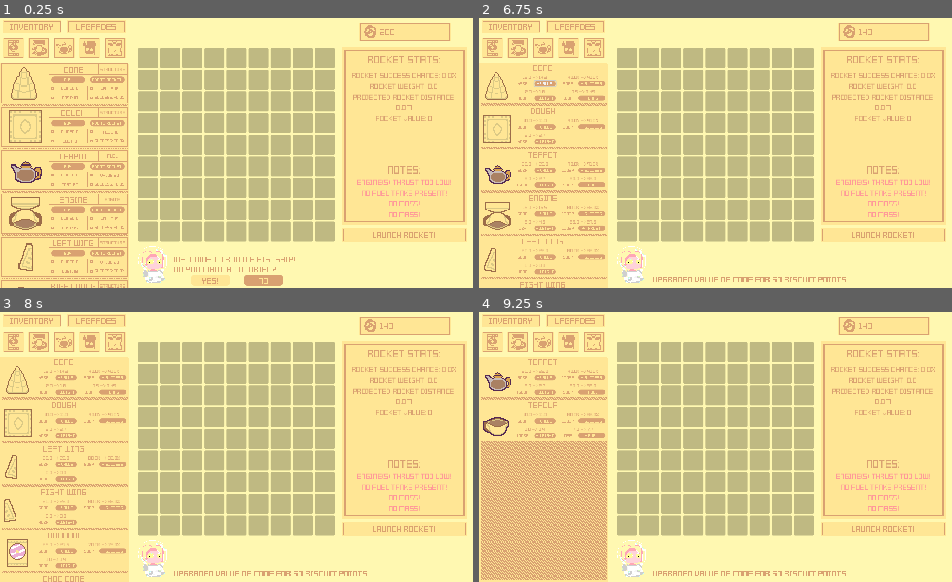
Above: before the commit, frames 1-4 (two rows, left to right).
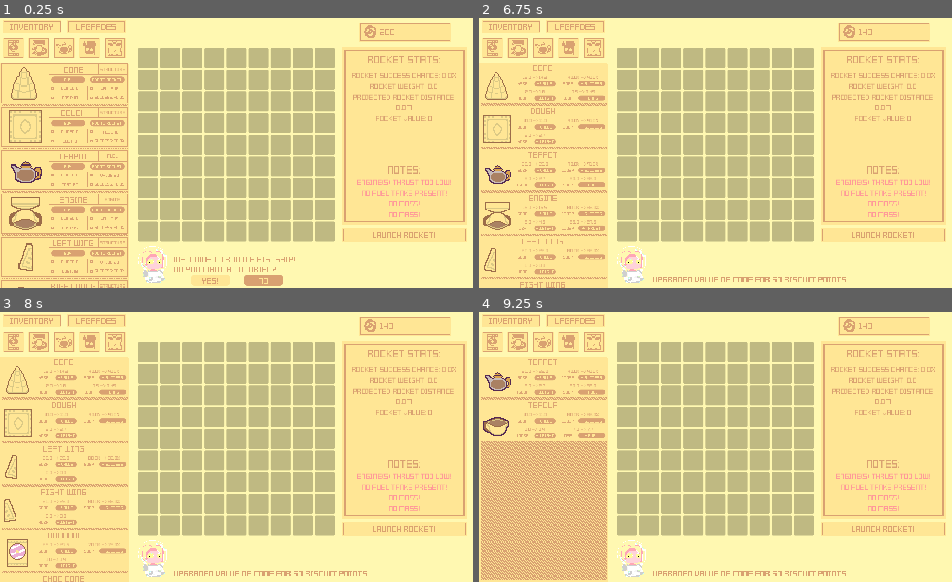
Above: after the commit, the same moments.

Repository: A-coder152/Build-a-Biscship-public
Game: Godot game, scene res://Scene/ui_rework.tscn
Two runs of this game, one before a commit and one after it. Both use one fixed random seed, a clock stepped at 60 frames per second and the inputs below. The engine's default icon, where the game draws it, is replaced by a stand-in: a white triangle on a blue panel in a dark square. Sound files missing from this copy of the repository are replaced by a short silence.
Inputs (mouse positions are in pixels of both pictures, inside the frame that each line leads up to):
- Up to frame 1 (0.25 s): no input
- Up to frame 2 (6.75 s): click (545, 82) at 0.52 s; click "Buy" at 1.25 s; click (885, 31) at 2 s, where only the run after the commit has a clickable "190"; click "Launch Rocket!" at 2.75 s; click "Launch Rocket!" at 3.5 s; click "Inventory" at 4.25 s; click "Upgrades" at 5 s; click "+ Value" at 5.75 s; click (885, 31) at 6.5 s, where only the run after the commit has a clickable "140"
- Up to frame 3 (8 s): click (14, 341) at 7.25 s
- Up to frame 4 (9.25 s): click (516, 341) at 8 s; click (545, 341) at 8.75 s

The runs differ from the first frame. In frame 1, less than 0.1% of the frame differs, in the area x 75-96%, y 2-9%; in frame 2, 0.1%, in the area x 11-96%, y 2-26%; in frame 3, less than 0.1%; in frame 4, less than 0.1%.

Commit message:
biscuit brokie bailout (click top right if you run outta biscuits)

Diff:
--- a/Scene/ui_rework.tscn
+++ b/Scene/ui_rework.tscn
@@ -96,6 +96,14 @@
 corner_radius_bottom_right = 24
 corner_radius_bottom_left = 24
 
+[sub_resource type="StyleBoxFlat" id="StyleBoxFlat_tudev"]
+bg_color = Color(0.85098, 0.631373, 0.443137, 1)
+corner_radius_top_left = 8
+corner_radius_top_right = 8
+corner_radius_bottom_right = 8
+corner_radius_bottom_left = 8
+corner_detail = 6
+
 [node name="Main" type="Node2D"]
 scale = Vector2(0.417, 0.417)
 script = ExtResource("1_gxbyj")
@@ -305,15 +313,15 @@
 horizontal_alignment = 1
 vertical_alignment = 1
 
-[node name="TextureRect4" type="TextureRect" parent="."]
+[node name="biscuitos" type="TextureButton" parent="."]
 offset_left = 861.573
 offset_top = 11.1942
 offset_right = 1081.57
 offset_bottom = 57.1942
-texture = ExtResource("34_xcxrc")
+texture_normal = ExtResource("34_xcxrc")
 stretch_mode = 4
 
-[node name="PointsLabel" type="Label" parent="TextureRect4"]
+[node name="PointsLabel" type="Label" parent="biscuitos"]
 layout_mode = 2
 offset_left = 50.0
 offset_top = 3.0
@@ -380,6 +388,101 @@
 theme_override_styles/pressed = SubResource("StyleBoxFlat_q0wjc")
 theme_override_styles/normal = SubResource("StyleBoxFlat_ql8yx")
 text = "yes!"
+
+[node name="brokeboi" type="Control" parent="."]
+visible = false
+z_index = 4
+layout_mode = 3
+anchors_preset = 15
+anchor_right = 1.0
+anchor_bottom = 1.0
+offset_right = 1152.0
+offset_bottom = 648.0
+grow_horizontal = 2
+grow_vertical = 2
+
+[node name="darkbg" type="ColorRect" parent="brokeboi"]
+layout_mode = 1
+anchors_preset = 15
+anchor_right = 1.0
+anchor_bottom = 1.0
+grow_horizontal = 2
+grow_vertical = 2
+color = Color(0, 0, 0, 0.513726)
+
+[node name="Panel" type="Panel" parent="brokeboi"]
+layout_mode = 1
+anchors_preset = 8
+anchor_left = 0.5
+anchor_top = 0.5
+anchor_right = 0.5
+anchor_bottom = 0.5
+offset_left = -350.0
+offset_top = -173.5
+offset_right = 350.0
+offset_bottom = 173.5
+grow_horizontal = 2
+grow_vertical = 2
+theme_override_styles/panel = SubResource("StyleBoxFlat_4g8h3")
+
+[node name="fneifhre" type="Label" parent="brokeboi/Panel"]
+layout_mode = 2
+offset_left = 19.0
+offset_top = 21.0
+offset_right = 685.0
+offset_bottom = 81.0
+theme_override_colors/font_color = Color(0.85098, 0.631373, 0.443137, 1)
+theme_override_font_sizes/font_size = 40
+text = "Out of biscuits?"
+horizontal_alignment = 1
+
+[node name="Image" type="TextureRect" parent="brokeboi/Panel"]
+custom_minimum_size = Vector2(128, 128)
+layout_mode = 2
+offset_left = 37.7889
+offset_top = 91.7062
+offset_right = 253.789
+offset_bottom = 307.706
+texture = ExtResource("29_51puf")
+stretch_mode = 5
+flip_h = true
+
+[node name="eventdesc" type="Label" parent="brokeboi/Panel"]
+layout_mode = 2
+offset_left = 246.0
+offset_top = 94.0
+offset_right = 663.0
+offset_bottom = 236.0
+theme_override_colors/font_color = Color(0.85098, 0.631373, 0.443137, 1)
+theme_override_font_sizes/font_size = 20
+text = "Hey! You seem low on biscuits. If you ever need some more, click the biscuit counter in the top right!"
+horizontal_alignment = 1
+vertical_alignment = 1
+autowrap_mode = 2
+
+[node name="nobrokeboi" type="Button" parent="brokeboi/Panel"]
+layout_mode = 0
+offset_left = 349.787
+offset_top = 245.631
+offset_right = 562.787
+offset_bottom = 277.631
+theme_override_colors/font_color = Color(1, 0.901961, 0.584314, 1)
+theme_override_styles/hover = SubResource("StyleBoxFlat_tudev")
+theme_override_styles/pressed = SubResource("StyleBoxFlat_tudev")
+theme_override_styles/normal = SubResource("StyleBoxFlat_tudev")
+text = "Return to game"
+
+[node name="byebrokeboi" type="Button" parent="brokeboi/Panel"]
+layout_mode = 0
+offset_left = 349.787
+offset_top = 284.0
+offset_right = 562.787
+offset_bottom = 316.0
+theme_override_colors/font_color = Color(1, 0.901961, 0.584314, 1)
+theme_override_styles/hover = SubResource("StyleBoxFlat_tudev")
+theme_override_styles/pressed = SubResource("StyleBoxFlat_tudev")
+theme_override_styles/normal = SubResource("StyleBoxFlat_tudev")
+text = "Do not show again"
 
 [node name="Encyclopedia" parent="." instance=ExtResource("35_0yb8q")]
 visible = false
@@ -926,8 +1029,11 @@
 [node name="onesectimer" type="Timer" parent="."]
 autostart = true
 
+[connection signal="pressed" from="biscuitos" to="." method="_on_biscuitos_pressed"]
 [connection signal="pressed" from="TutorialChoice/NoTutorial" to="." method="_on_no_tutorial_pressed"]
 [connection signal="pressed" from="TutorialChoice/Tutorial" to="." method="_on_tutorial_pressed"]
+[connection signal="pressed" from="brokeboi/Panel/nobrokeboi" to="." method="_on_nobrokeboi_pressed"]
+[connection signal="pressed" from="brokeboi/Panel/byebrokeboi" to="." method="_on_byebrokeboi_pressed"]
 [connection signal="pressed" from="TutorialPanels/Slide1/PanelThing/NextSlide" to="." method="_on_next_slide_pressed"]
 [connection signal="pressed" from="TutorialPanels/Slide2/PanelThing/NextSlide" to="." method="_on_next_slide_pressed"]
 [connection signal="pressed" from="TutorialPanels/Slide3/PanelThing/NextSlide" to="." method="_on_next_slide_pressed"]
--- a/Scripts/main.gd
+++ b/Scripts/main.gd
@@ -29,6 +29,8 @@
 
 var current_event = []
 var event_time_remaining = [0, 0]
+
+var show_brokeboi = true
 
 # Rocket Variables
 var rocket_parts = []
@@ -70,7 +72,7 @@
 @export var bg_music: AudioStream
 
 # UI Node References
-@onready var points_label = $TextureRect4/PointsLabel
+@onready var points_label = $biscuitos/PointsLabel
 @onready var rocket_value_label = $LabelsContainer/ValueLabel
 @onready var fail_chance_label = $LabelsContainer/FailureChanceLabel
 @onready var weight_label = $LabelsContainer/WeightLabel
@@ -87,6 +89,7 @@
 @onready var event_popup = $neweventpopup
 @onready var event_popup_text = $neweventpopup/Panel/eventdesc
 @onready var event_popup_time = $neweventpopup/Panel/eventtiem
+@onready var brokeboi = $brokeboi
 
 func _ready():
 	# Initial UI update and connect signals
@@ -363,6 +366,7 @@
 	if biscuit_points >= item.cost:
 		items[idx].owned += 1
 		biscuit_points -= item.cost
+		if biscuit_points <= 40 and show_brokeboi: brokeboi.show()
 		for child in items_container.get_children():
 			if item == child.item:
 				child.item = items[idx]
@@ -965,4 +969,14 @@
 
 
 func _on_biscuitos_pressed() -> void:
-	pass # Replace with function body.
+	if biscuit_points < 100:
+		biscuit_points += 100
+		update_ui()
+
+
+func _on_byebrokeboi_pressed() -> void:
+	show_brokeboi = false
+	brokeboi.hide()
+
+func _on_nobrokeboi_pressed() -> void:
+	brokeboi.hide()
Not shown: 1 places in Scene/ui_rework.tscn that only renumber resources
